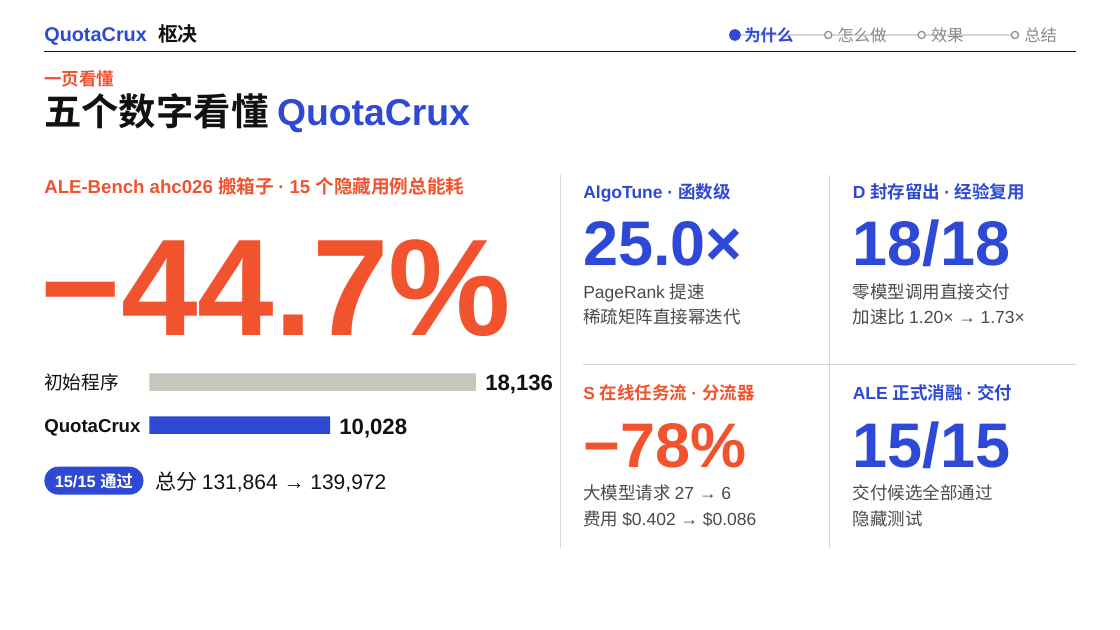
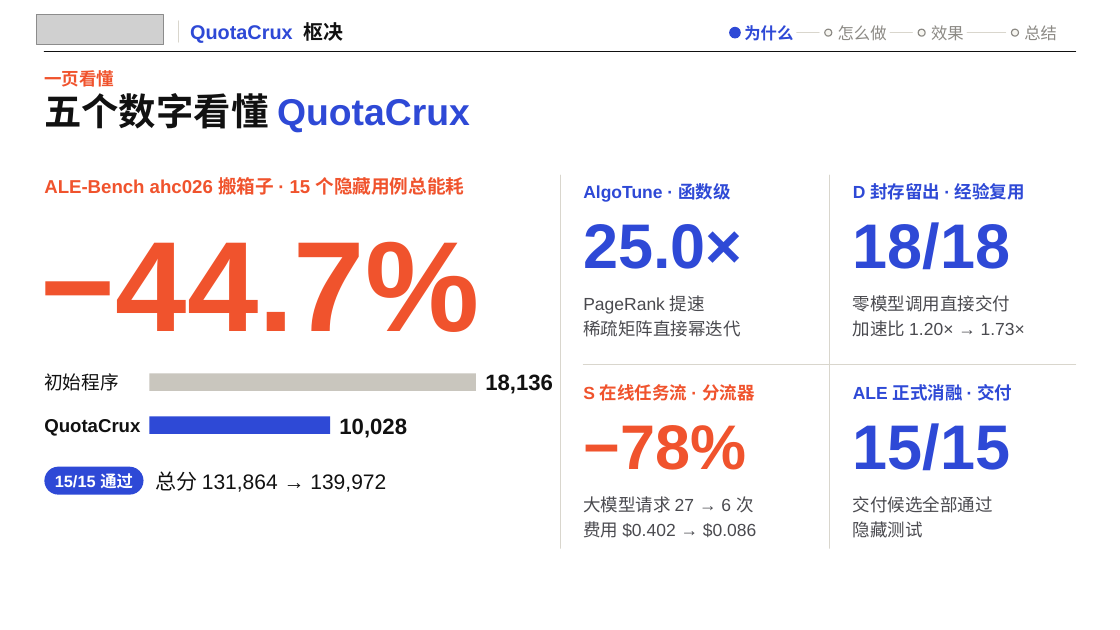
Before and after one commit to bohack-2026-hw/QuotaCrux, a slide deck: slide 2 of docs/presentation/QuotaCrux.pptx. Drawn at 1120x630 pixels with LibreOffice and Linux fonts; fonts in the diff are those of the drawing; grey boxes stand for pictures; background and template pictures are left out. Boxes give left, top, right and bottom in pixels: in the first picture for what was removed or moved away, otherwise in the second. Text is boxed around its words. In the diff, an @@ line names an element or a change of style, - is before the commit and + after.

Commit message:
deck: BoHack intro on the cover and lockup top-left on every slide; centred card text, units on every number, nav gaps, centred cross, no wraps

```diff
--- a/docs/presentation/QuotaCrux.pptx
+++ b/docs/presentation/QuotaCrux.pptx
@@ picture added at (x1=37, y1=14, x2=164, y2=45) @@
@@ line added from (178, 21) to (178, 42), #D9D6CD 1 pt @@
@@ text "QuotaCrux 枢决" moved from (x1=44, y1=24, x2=198, y2=45) to (x1=190, y1=22, x2=344, y2=43) @@
@@ line added from (797, 33) to (819, 33), #D9D6CD 1 pt @@
@@ line moved from (735, 35) - (1015, 35) to (891, 33) - (912, 33) @@
@@ line added from (967, 33) to (1006, 33), #D9D6CD 1 pt @@
@@ text "−44.7%" at (x1=41, y1=241, x2=480, y2=332): size 118 to 110 pt; vertical alignment top to middle @@
@@ vertical alignment top to middle in 4 elements at (x1=583, y1=224, x2=742, y2=269), (x1=853, y1=222, x2=1011, y2=270), (x1=583, y1=425, x2=746, y2=470), (x1=853, y1=423, x2=1011, y2=471) @@
@@ 4 texts moved together from (x1=583, y1=283, x2=1025, y2=527) to (x1=583, y1=295, x2=1025, y2=538) @@
@@ text at (x1=583, y1=496, x2=753, y2=513): text changed @@
-大模型请求 27 → 6
+大模型请求 27 → 6 次
```
Also in this commit, not shown: 21 other slides changed, 6 other files.
